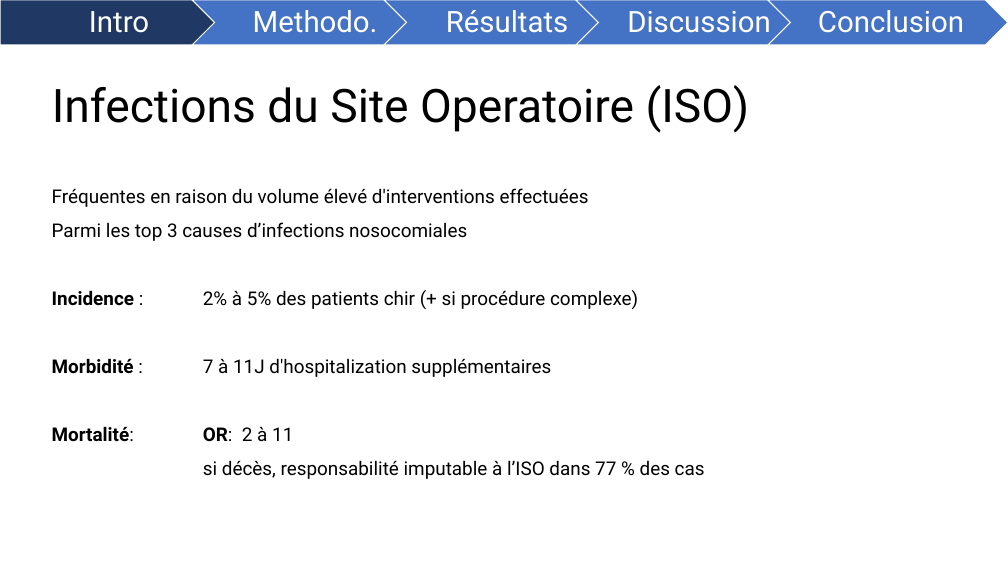
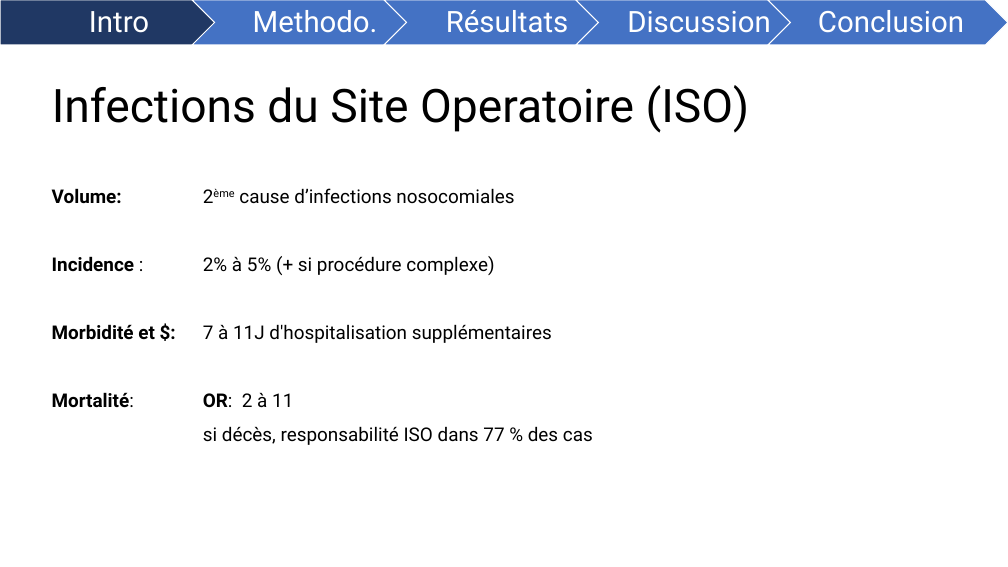
Before and after one commit to FrancescoMonti-source/theses_internes, a slide deck: slide 2 of memoire/reports/DÉTECTION SEMI-AUTOMATISÉE DES INFECTIONS POST-OPÉRATOIRES.pptx. Drawn at 1008x567 pixels with LibreOffice and Linux fonts; fonts in the diff are those of the drawing. Boxes give left, top, right and bottom in pixels: in the first picture for what was removed or moved away, otherwise in the second. Text is boxed around its words. In the diff, an @@ line names an element or a change of style, - is before the commit and + after.

```diff
--- a/memoire/reports/DÉTECTION SEMI-AUTOMATISÉE DES INFECTIONS POST-OPÉRATOIRES.pptx
+++ b/memoire/reports/DÉTECTION SEMI-AUTOMATISÉE DES INFECTIONS POST-OPÉRATOIRES.pptx
@@ text at (52,188,552,343): text changed @@
-Fréquentes en raison du volume élevé d'interventions effectuées
-Parmi les top 3 causes d’infections nosocomiales
-Incidence : 2% à 5% des patients chir (+ si procédure complexe)
-Morbidité : 7 à 11J d'hospitalization supplémentaires
+Volume: 2ème cause d’infections nosocomiales
+Incidence : 2% à 5% (+ si procédure complexe)
+Morbidité et $: 7 à 11J d'hospitalisation supplémentaires
@@ text at (203,426,593,445): text changed @@
-si décès, responsabilité imputable à l’ISO dans 77 % des cas
+si décès, responsabilité ISO dans 77 % des cas
```
Also in this commit, not shown: 1 other slide changed.
